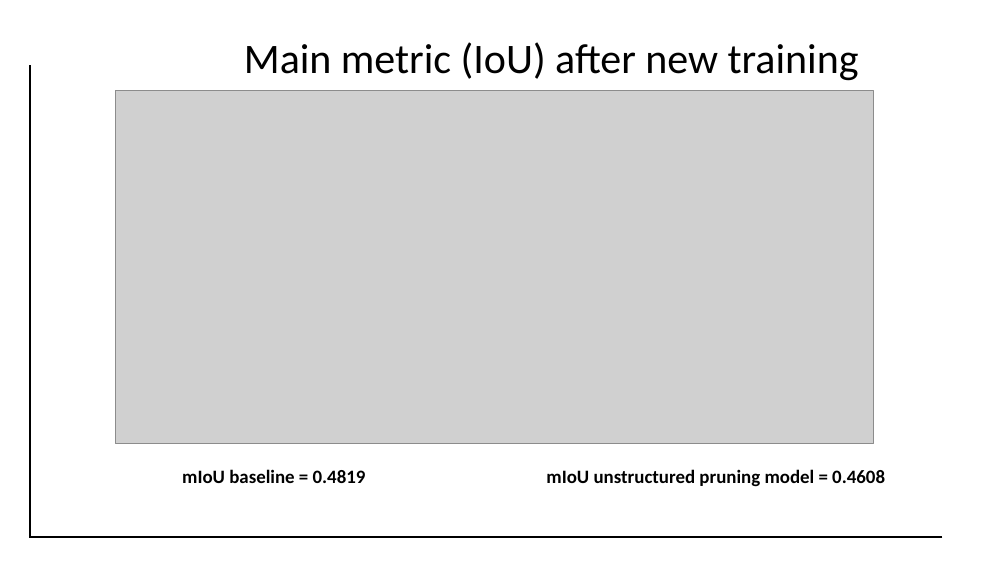
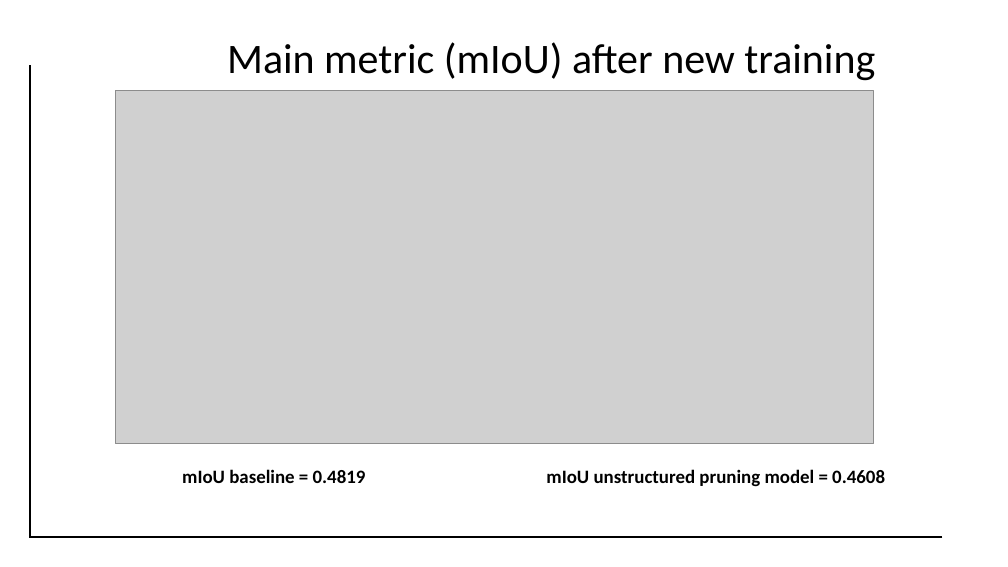
Before and after one commit to Tyumentseva/Unet-Inference-Acceleration-Project, a slide deck: slide 24 of unet_inference_240426.pptx. Drawn at 1008x567 pixels with LibreOffice and Linux fonts; fonts in the diff are those of the drawing; grey boxes stand for pictures; background and template pictures are left out. Boxes give left, top, right and bottom in pixels: in the first picture for what was removed or moved away, otherwise in the second. Text is boxed around its words. In the diff, an @@ line names an element or a change of style, - is before the commit and + after.

```diff
--- a/unet_inference_240426.pptx
+++ b/unet_inference_240426.pptx
@@ text at bbox=[227, 42, 875, 81]: text changed @@
-Main metric (IoU) after new training
+Main metric (mIoU) after new training
```
Also in this commit, not shown: 11 other slides changed, 6 other files.
